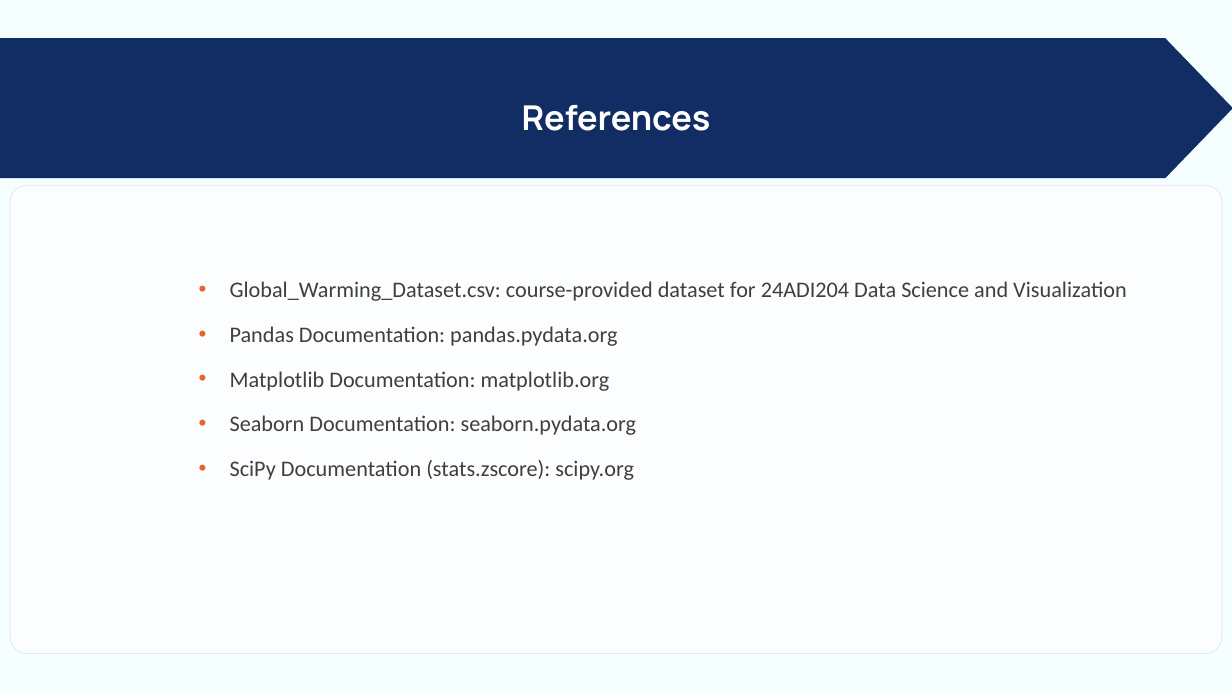
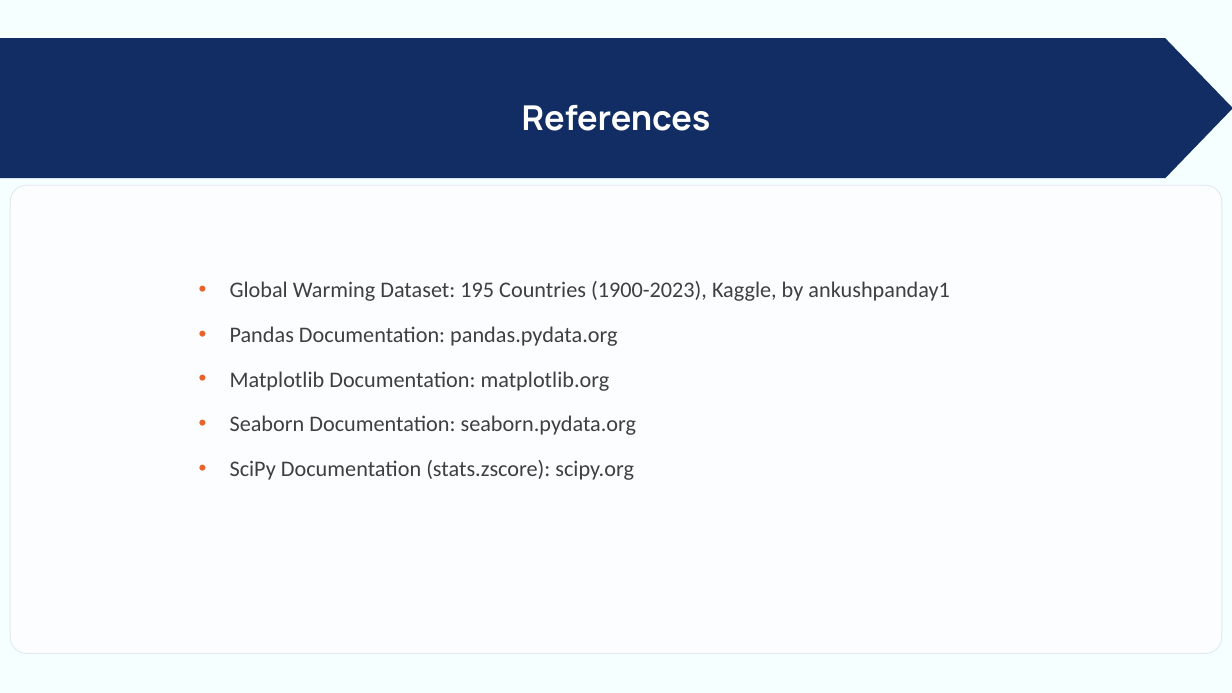
Before and after one commit to vanadhi-re/24ADI204_DSV_Team-17, a slide deck: slide 18 of Week 5/24ADI204-Midreview.pptx (slide 14 before the commit). Drawn at 1232x693 pixels with LibreOffice and Linux fonts; fonts in the diff are those of the drawing. Boxes give left, top, right and bottom in pixels: in the first picture for what was removed or moved away, otherwise in the second. Text is boxed around its words. In the diff, an @@ line names an element or a change of style, - is before the commit and + after.

```diff
--- a/Week 5/24ADI204-Midreview.pptx
+++ b/Week 5/24ADI204-Midreview.pptx
@@ text at (230,281,950,301): text changed @@
-• Global_Warming_Dataset.csv: course-provided dataset for 24ADI204 Data Science and Visualization
+• Global Warming Dataset: 195 Countries (1900-2023), Kaggle, by ankushpanday1
```
Also in this commit, not shown: 8 other slides changed, 4 slides added, 2 other files.
